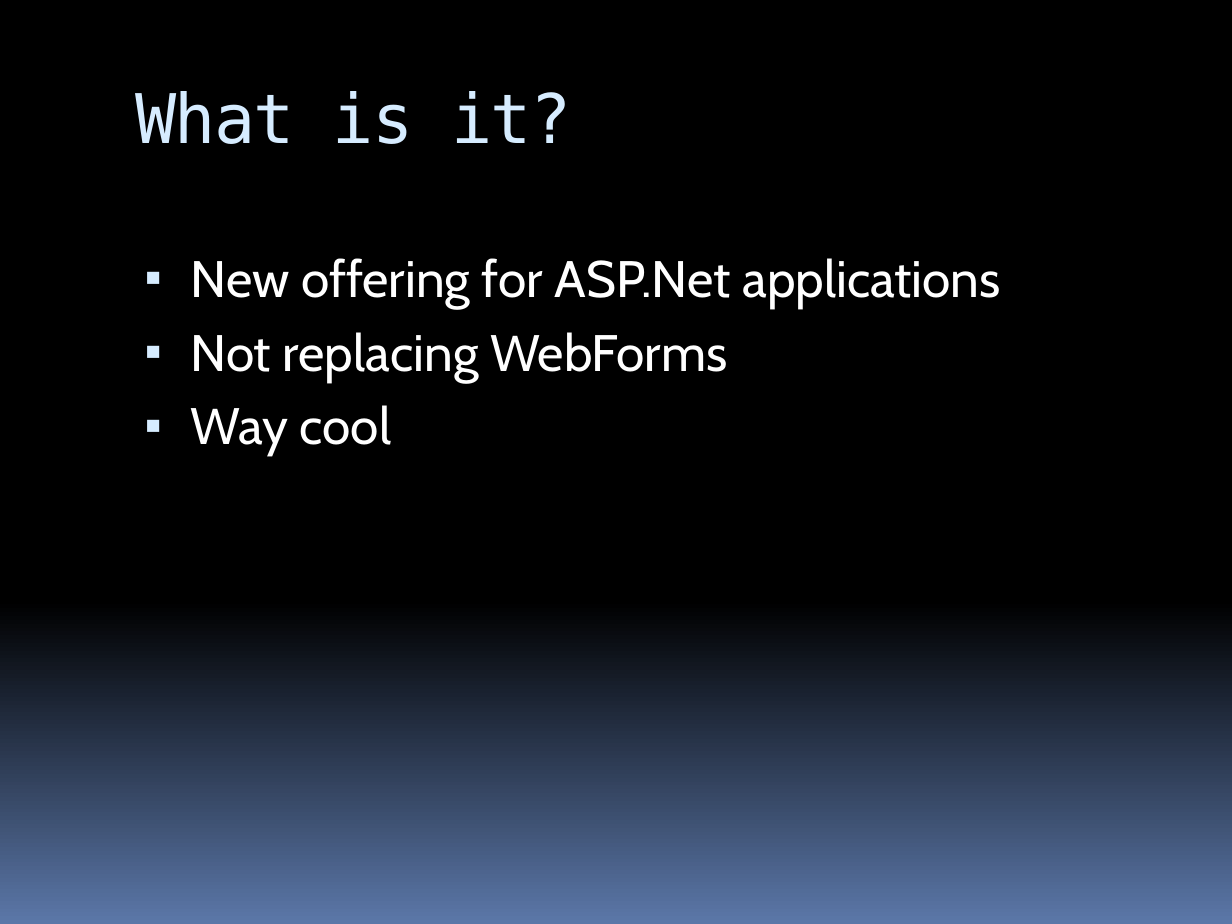
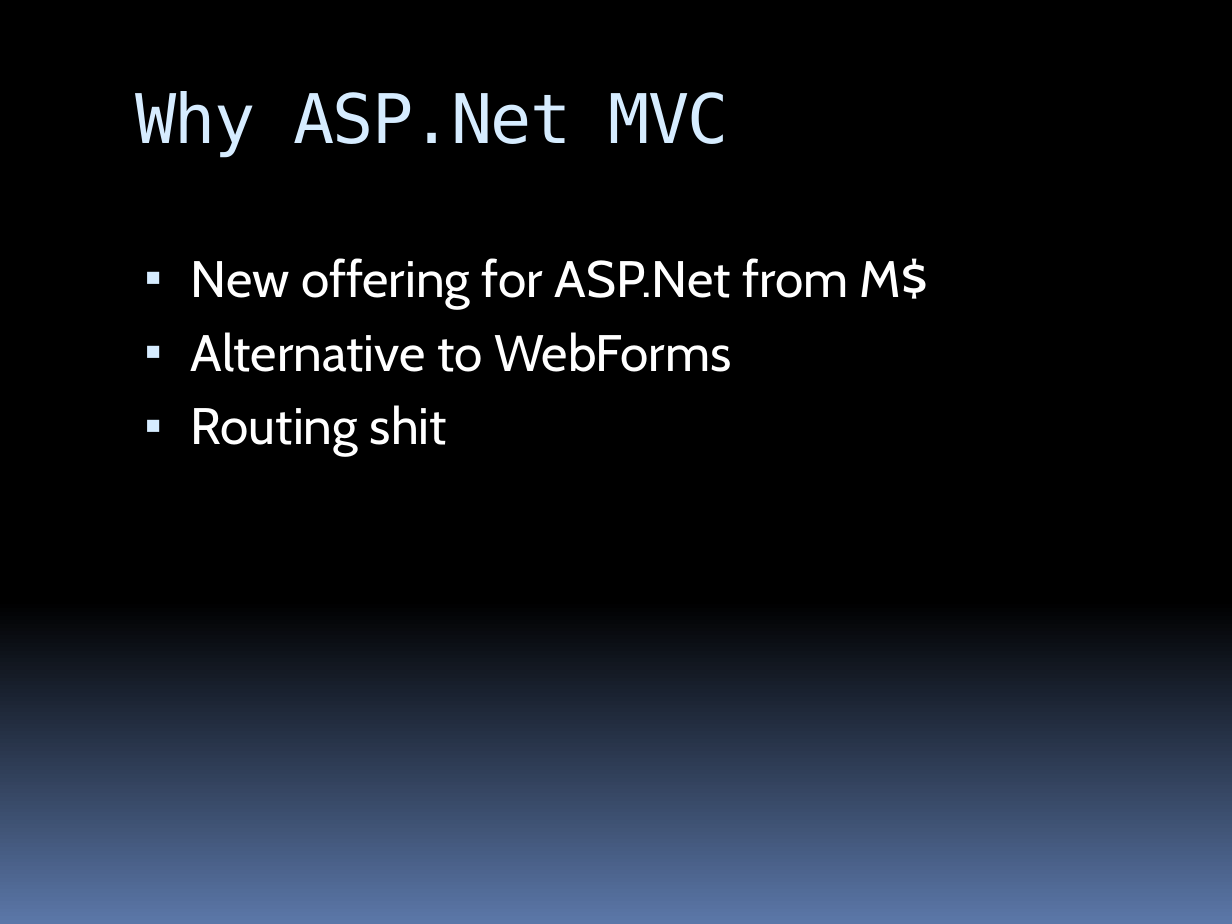
Before and after one commit to stevenharman/codeincubator, a slide deck: slide 4 of Samples/Getting-Started-With-MVC/Getting Started with MVC.pptx (slide 2 before the commit). Drawn at 1232x924 pixels with LibreOffice and Linux fonts; fonts in the diff are those of the drawing. Boxes give left, top, right and bottom in pixels: in the first picture for what was removed or moved away, otherwise in the second. Text is boxed around its words. In the diff, an @@ line names an element or a change of style, - is before the commit and + after.

```diff
--- a/Samples/Getting-Started-With-MVC/Getting Started with MVC.pptx
+++ b/Samples/Getting-Started-With-MVC/Getting Started with MVC.pptx
@@ title at (135,91,729,158): text changed @@
-What is it?
+Why ASP.Net MVC
@@ text at (191,258,928,455): text changed @@
-▪ New offering for ASP.Net applications
-▪ Not replacing WebForms
-▪ Way cool
+▪ New offering for ASP.Net from M$
+▪ Alternative to WebForms
+▪ Routing shit
```
Also in this commit, not shown: 2 other slides changed, 7 slides added, 2 slides removed, 3 other files.
